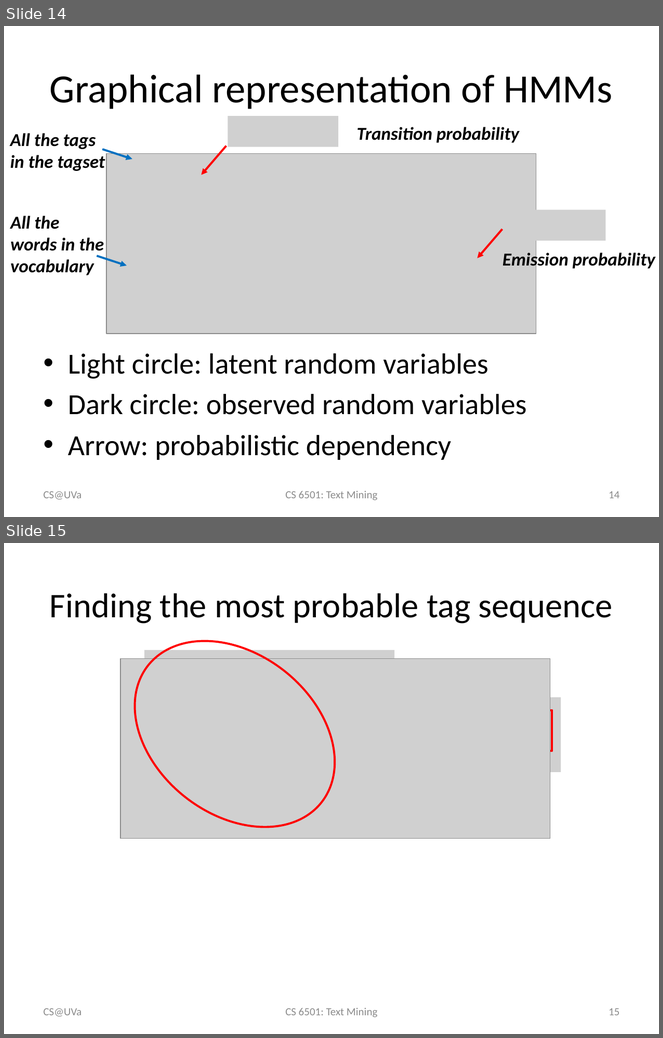
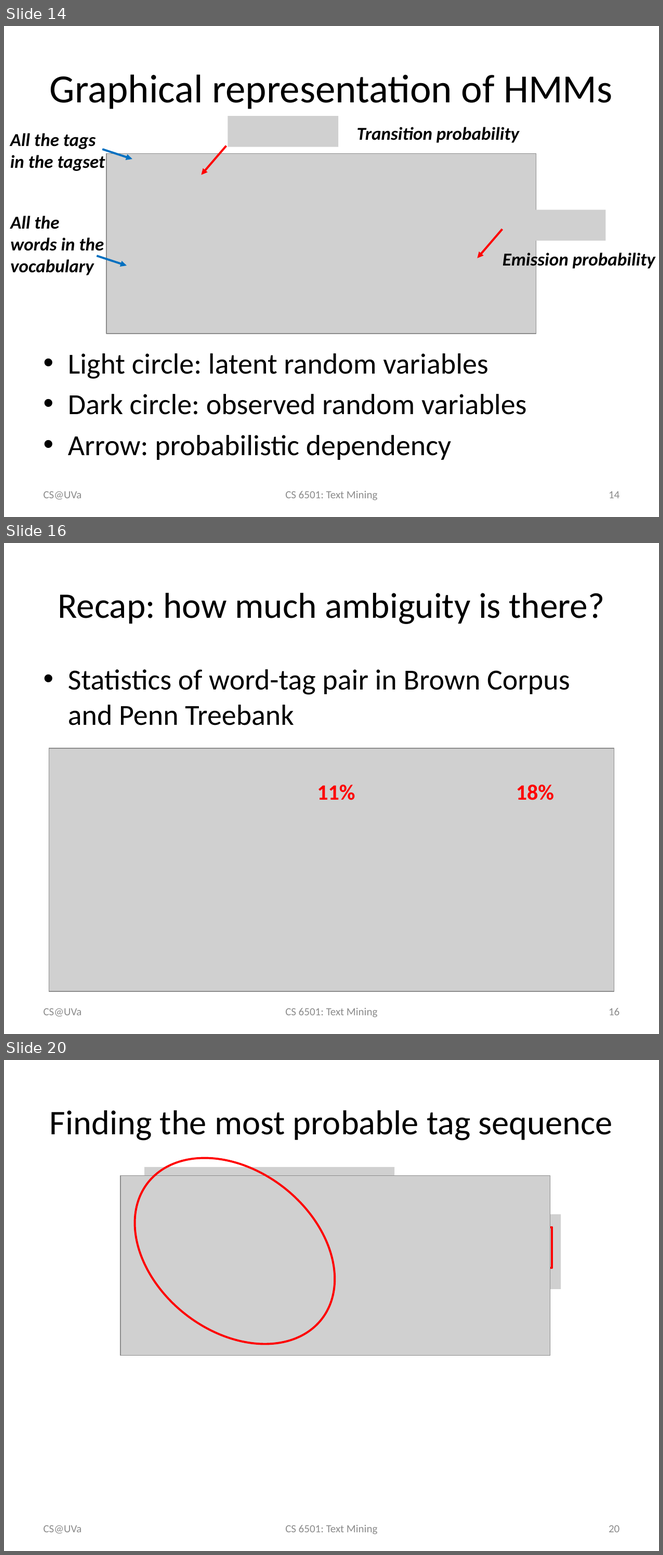
Before and after one commit to wang296/CS6501-Text-Mining, a slide deck: docs/POSTagging-SequenceLabeling.pptx. Shown one above the other, each under a label of ours: slides 14 and 15 before the commit, slides 14, 16 and 20 after it; the slides between them are not shown. The pictures are 663x1038 and 663x1555 pixels, drawn with LibreOffice and Linux fonts; fonts in the diff are those of the drawing; grey boxes stand for pictures. Boxes give left, top, right and bottom in pixels: in the first picture for what was removed or moved away, otherwise in the second. Text is boxed around its words. In the diff, an @@ line names an element or a change of style, - is before the commit and + after.

Commit message:
word sense

```diff
--- a/docs/POSTagging-SequenceLabeling.pptx
+++ b/docs/POSTagging-SequenceLabeling.pptx
@@ slide 16 added at (4,543,659,1034), background #FFFFFF @@
@@ title added at (58,593,605,624), 39.6 pt, text #000000 @@
+Recap: how much ambiguity is there?
@@ text added at (68,669,570,726), 32 pt, text #000000 @@
+• Statistics of word-tag pair in Brown Corpus and Penn Treebank
@@ picture added at (49,749,614,992) @@
@@ text added at (317,785,355,800), 24 pt, text #FF0000, bold @@
+11%
@@ text added at (516,785,554,800), 24 pt, text #FF0000, bold @@
+18%
@@ text added at (44,1008,82,1017), 12 pt, text #8C8C8C @@
+CS@UVa
@@ text added at (285,1008,377,1018), 12 pt, text #8C8C8C @@
+CS 6501: Text Mining
@@ page number added at (609,1008,620,1016), 12 pt, text #8C8C8C @@
+16
@@ what was slide 15 is now slide 20 @@
@@ page number at (609,1525,620,1533): text changed @@
-15
+20
```
Also in this commit, not shown: 4 slides changed, 8 other slides added, 5 other files.
